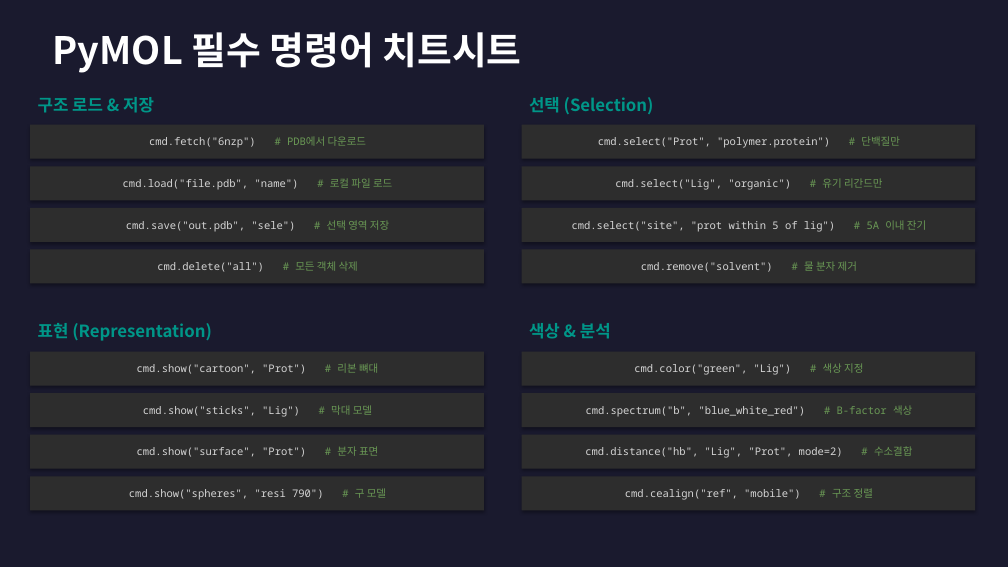
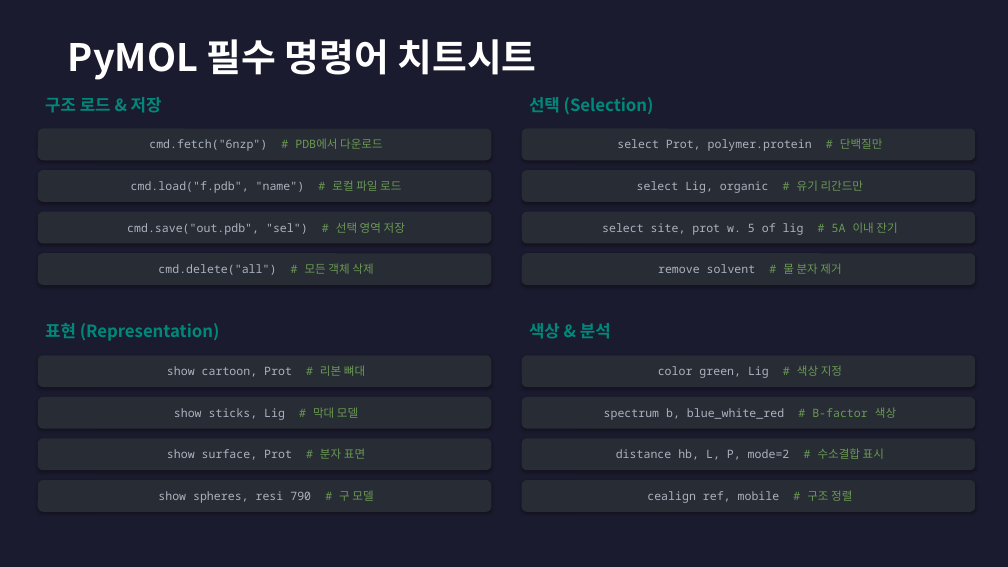
Before and after one commit to fourmodern/molecular_docking_tutorial, a slide deck: slide 14 of Molecular_Docking_Workshop.pptx. Drawn at 1008x567 pixels with LibreOffice and Linux fonts; fonts in the diff are those of the drawing. Boxes give left, top, right and bottom in pixels: in the first picture for what was removed or moved away, otherwise in the second. Text is boxed around its words. In the diff, an @@ line names an element or a change of style, - is before the commit and + after.

```diff
--- a/Molecular_Docking_Workshop.pptx
+++ b/Molecular_Docking_Workshop.pptx
@@ background #1A1A2E to #FFFFFF @@
@@ rectangle added at <box>0,0,1008,567</box>, fill #1B1B2F @@
@@ text "PyMOL 필수 명령어 치트시트": place and size @@
-text "PyMOL 필수 명령어 치트시트" at <box>53,32,522,73</box>
+text "PyMOL 필수 명령어 치트시트" at <box>68,39,537,80</box>
@@ text "PyMOL 필수 명령어 치트시트" at <box>68,39,537,80</box>: more space between paragraphs @@
@@ text "구조 로드 & 저장": place and size @@
-text "구조 로드 & 저장" at <box>38,97,154,113</box>
+text "구조 로드 & 저장" at <box>45,97,162,113</box>
@@ text "구조 로드 & 저장" at <box>45,97,162,113</box>: text colour #009688 to #00897B; more space between paragraphs @@
@@ rounded rectangle "cmd.fetch("6nzp") # PDB에서 다운로드" at <box>38,129,492,160</box>: size 10 to 11 pt; text colour #D4D4D4 to #ABB2BF in "cmd.fetch("6nzp")"; rectangle to rounded rectangle; fill #2D2D2D to #282C34 @@
@@ text in rounded rectangle at <box>617,138,883,151</box>: text changed; size 10 to 11 pt; text colour #D4D4D4 to #ABB2BF @@
-cmd.select("Prot", "polymer.protein") # 단백질만
+select Prot, polymer.protein # 단백질만
@@ text in rounded rectangle at <box>131,180,401,193</box>: text changed; size 10 to 11 pt; text colour #D4D4D4 to #ABB2BF @@
-cmd.load("file.pdb", "name") # 로컬 파일 로드
+cmd.load("f.pdb", "name") # 로컬 파일 로드
@@ text in rounded rectangle at <box>637,180,864,193</box>: text changed; size 10 to 11 pt; text colour #D4D4D4 to #ABB2BF @@
-cmd.select("Lig", "organic") # 유기 리간드만
+select Lig, organic # 유기 리간드만
@@ 8 rounded rectangles: place and size @@
-8 rounded rectangles at <box>30,125,484,510</box>
+8 rounded rectangles at <box>38,129,492,512</box>
@@ text in rounded rectangle at <box>127,222,405,235</box>: text changed; size 10 to 11 pt; text colour #D4D4D4 to #ABB2BF @@
-cmd.save("out.pdb", "sele") # 선택 영역 저장
+cmd.save("out.pdb", "sel") # 선택 영역 저장
@@ text in rounded rectangle at <box>602,222,897,235</box>: text changed; size 10 to 11 pt; text colour #D4D4D4 to #ABB2BF @@
-cmd.select("site", "prot within 5 of lig") # 5A 이내 잔기
+select site, prot w. 5 of lig # 5A 이내 잔기
@@ rounded rectangle "cmd.delete("all") # 모든 객체 삭제" at <box>38,253,492,285</box>: size 10 to 11 pt; text colour #D4D4D4 to #ABB2BF in "cmd.delete("all")"; rectangle to rounded rectangle; fill #2D2D2D to #282C34 @@
@@ text in rounded rectangle at <box>658,263,841,274</box>: text changed; size 10 to 11 pt; text colour #D4D4D4 to #ABB2BF @@
-cmd.remove("solvent") # 물 분자 제거
+remove solvent # 물 분자 제거
@@ text "표현 (Representation)": place and size @@
-text "표현 (Representation)" at <box>38,323,212,341</box>
+text "표현 (Representation)" at <box>45,323,220,341</box>
@@ text "표현 (Representation)" at <box>45,323,220,341</box>: text colour #009688 to #00897B; more space between paragraphs @@
@@ text in rounded rectangle at <box>167,365,365,377</box>: text changed; size 10 to 11 pt; text colour #D4D4D4 to #ABB2BF @@
-cmd.show("cartoon", "Prot") # 리본 뼈대
+show cartoon, Prot # 리본 뼈대
@@ text in rounded rectangle at <box>658,365,842,378</box>: text changed; size 10 to 11 pt; text colour #D4D4D4 to #ABB2BF @@
-cmd.color("green", "Lig") # 색상 지정
+color green, Lig # 색상 지정
@@ text in rounded rectangle at <box>174,407,358,420</box>: text changed; size 10 to 11 pt; text colour #D4D4D4 to #ABB2BF @@
-cmd.show("sticks", "Lig") # 막대 모델
+show sticks, Lig # 막대 모델
@@ text in rounded rectangle at <box>604,407,896,420</box>: text changed; size 10 to 11 pt; text colour #D4D4D4 to #ABB2BF @@
-cmd.spectrum("b", "blue_white_red") # B-factor 색상
+spectrum b, blue_white_red # B-factor 색상
@@ text in rounded rectangle at <box>167,448,365,460</box>: text changed; size 10 to 11 pt; text colour #D4D4D4 to #ABB2BF @@
-cmd.show("surface", "Prot") # 분자 표면
+show surface, Prot # 분자 표면
@@ 6 rounded rectangles: place and size @@
-6 rounded rectangles at <box>522,125,975,510</box>
+6 rounded rectangles at <box>522,129,975,512</box>
@@ rectangle to rounded rectangle; fill #2D2D2D to #282C34 in 14 elements at <box>522,170,975,202</box>, <box>522,397,975,429</box>, <box>522,129,975,160</box>, <box>522,480,975,512</box>, <box>522,253,975,285</box>, <box>522,355,975,387</box>, <box>38,397,492,429</box>, <box>38,480,492,512</box>, <box>38,355,492,387</box>, <box>38,439,492,470</box>, <box>38,170,492,202</box>, <box>38,212,492,243</box>, <box>522,212,975,243</box>, <box>522,439,975,470</box> @@
@@ text in rounded rectangle at <box>616,448,884,460</box>: text changed; size 10 to 11 pt; text colour #D4D4D4 to #ABB2BF @@
-cmd.distance("hb", "Lig", "Prot", mode=2) # 수소결합
+distance hb, L, P, mode=2 # 수소결합 표시
@@ text in rounded rectangle at <box>158,491,373,503</box>: text changed; size 10 to 11 pt; text colour #D4D4D4 to #ABB2BF @@
-cmd.show("spheres", "resi 790") # 구 모델
+show spheres, resi 790 # 구 모델
@@ text in rounded rectangle at <box>647,490,852,503</box>: text changed; size 10 to 11 pt; text colour #D4D4D4 to #ABB2BF @@
-cmd.cealign("ref", "mobile") # 구조 정렬
+cealign ref, mobile # 구조 정렬
```
Also in this commit, not shown: 14 other slides changed.
